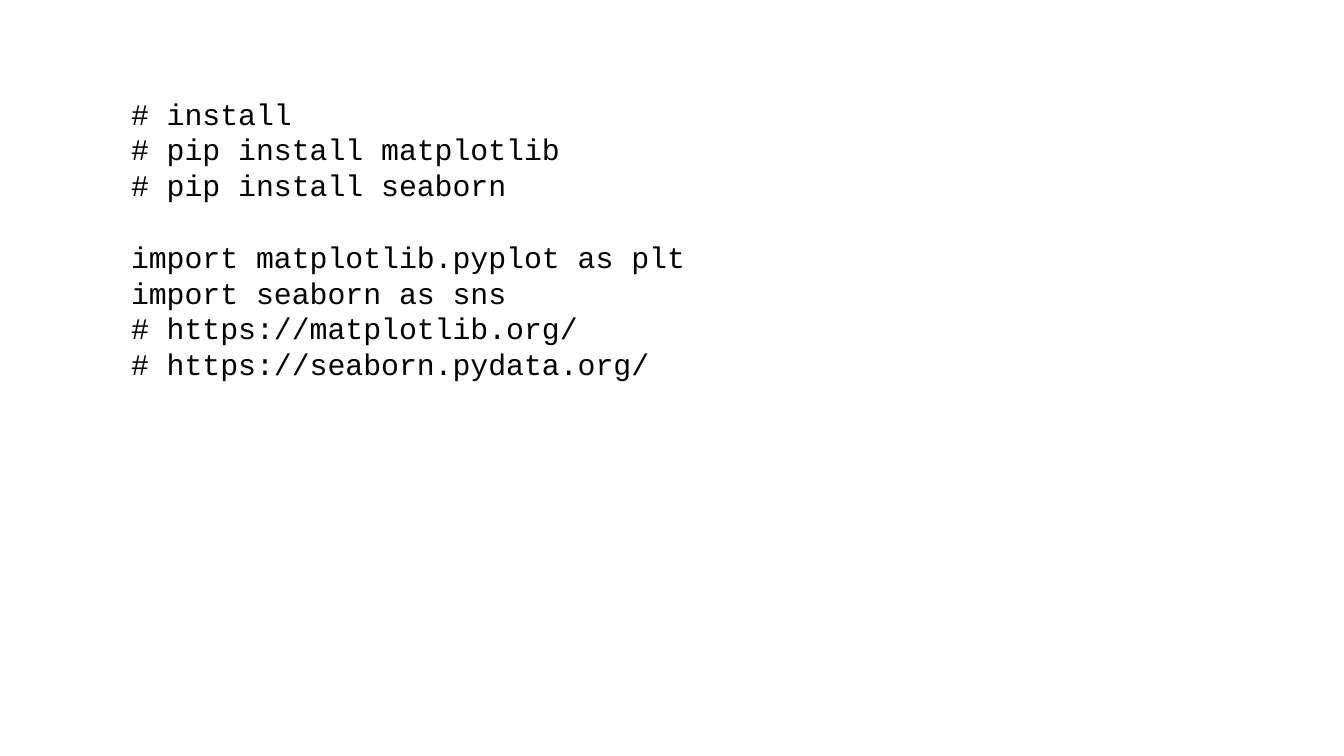
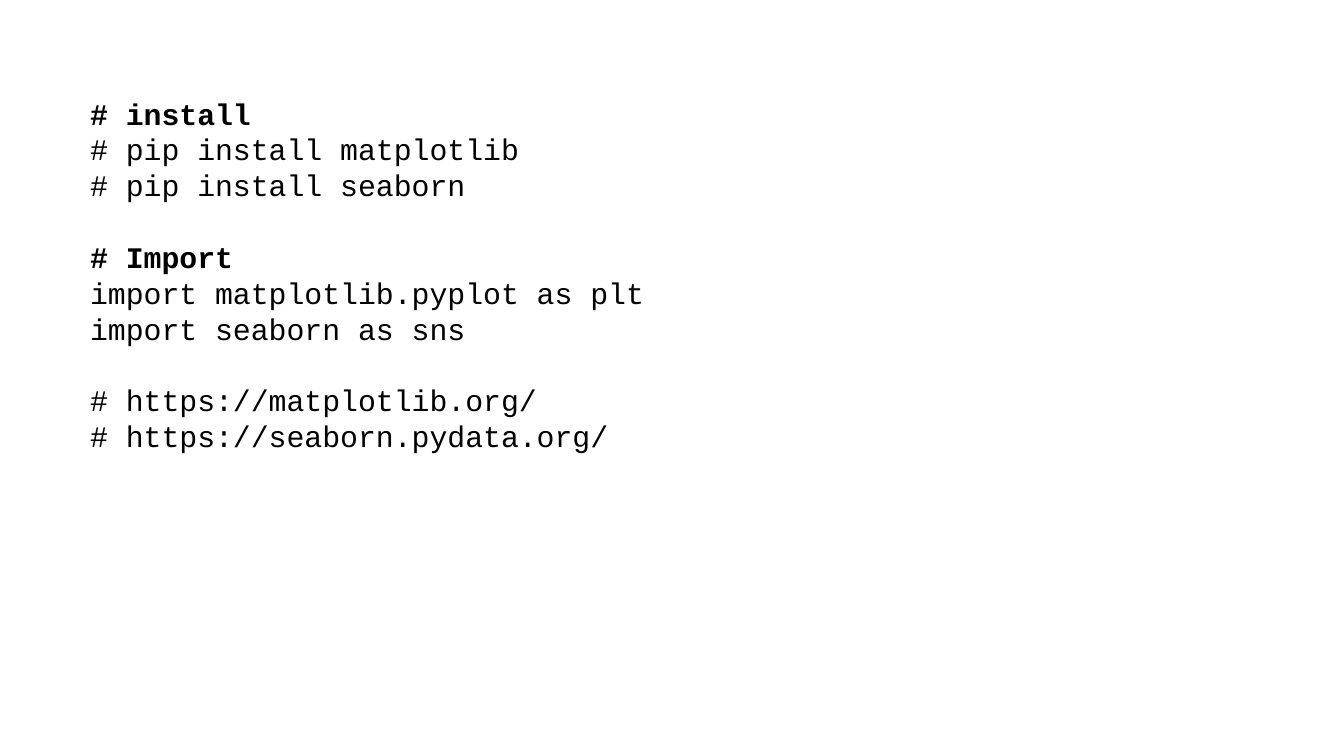
Before and after one commit to shahil04/ds_materials, a slide deck: slide 8 of 5.0_python_6.libraries/python_libraries/3_matplot_seaborn/Matplotlib_Seaborn_class.pptx (slide 7 before the commit). Drawn at 1344x756 pixels with LibreOffice and Linux fonts; fonts in the diff are those of the drawing. Boxes give left, top, right and bottom in pixels: in the first picture for what was removed or moved away, otherwise in the second. Text is boxed around its words. In the diff, an @@ line names an element or a change of style, - is before the commit and + after.

```diff
--- a/5.0_python_6.libraries/python_libraries/3_matplot_seaborn/Matplotlib_Seaborn_class.pptx
+++ b/5.0_python_6.libraries/python_libraries/3_matplot_seaborn/Matplotlib_Seaborn_class.pptx
@@ text "# install": place and size @@
-text "# install" at box(131, 103, 685, 382)
+text "# install" at box(90, 103, 644, 454)
@@ text at box(126, 103, 251, 126): bold on in "# install" @@
@@ text at box(126, 248, 233, 275): paragraph added @@
+# Import
```
Also in this commit, not shown: 8 other slides changed, 3 slides added, 29 other files.
